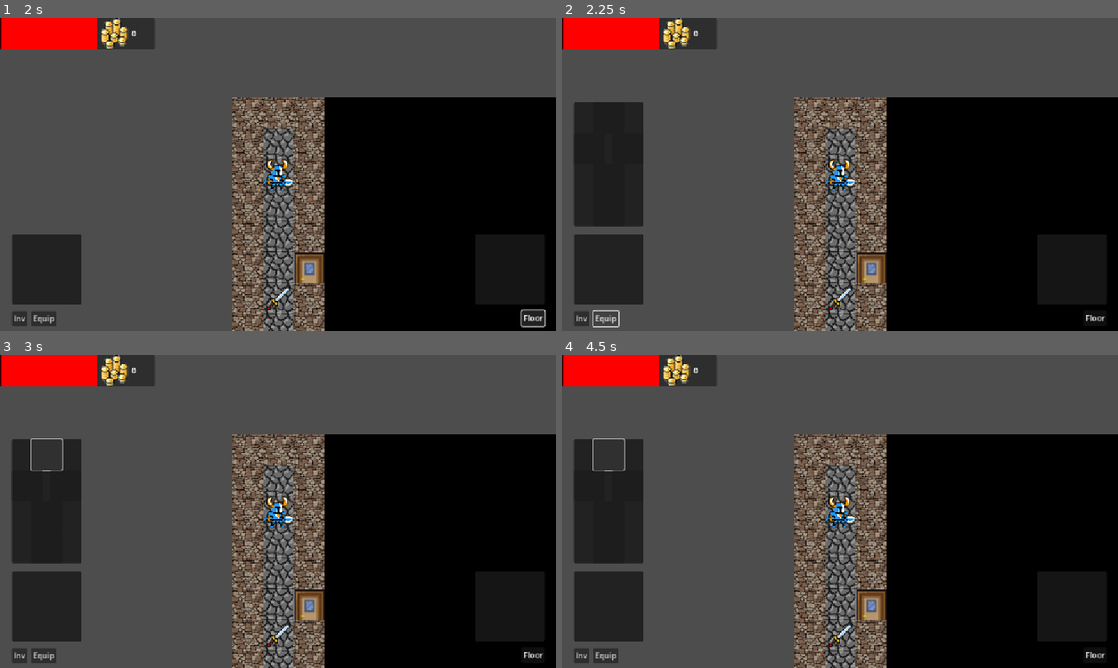
Above: before the commit, frames 1-4 (two rows, left to right).
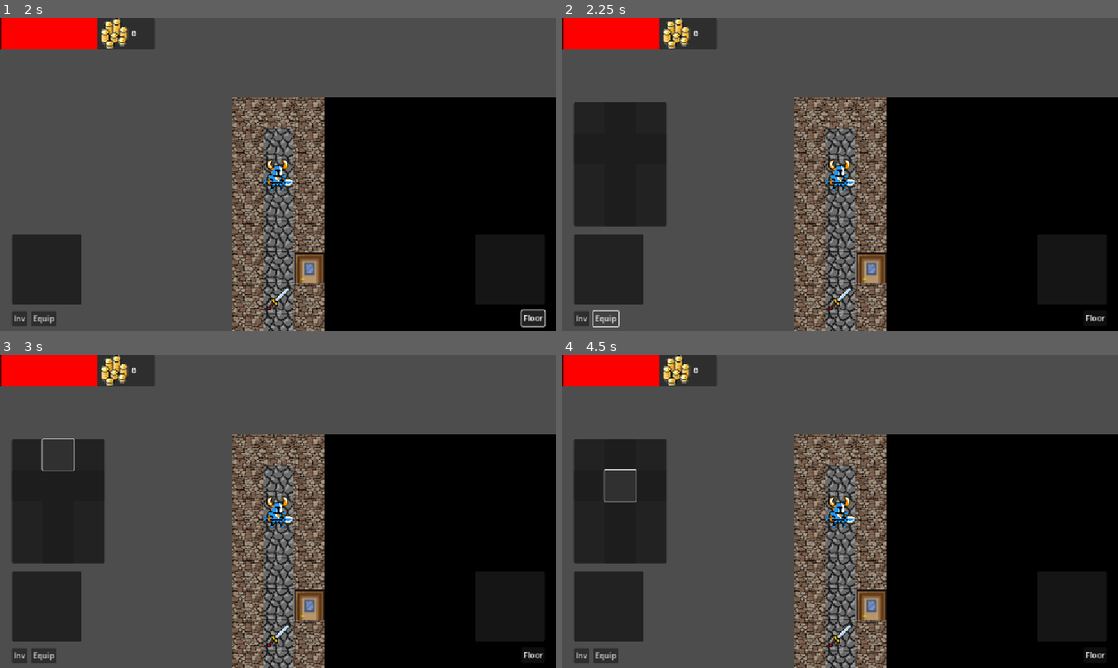
Above: after the commit, the same moments.

Repository: aniculescu2/nethack_clone
Game: Godot game, scene res://main.tscn
Same seed, same stepped clock (60 frames per second), same inputs: the game is played once before the commit and once after it.
Inputs (mouse positions are in pixels of both pictures, inside the frame that each line leads up to; where the layout moved, square brackets give the same spot in the first picture):
- Up to frame 1 (2 s): click "Inv" at 0.5 s; click "Floor" at 1.25 s
- Up to frame 2 (2.25 s): click "Equip" at 2 s
- Up to frame 3 (3 s): click (55, 455) [44, 455] at 2.75 s
- Up to frame 4 (4.5 s): click (589, 486) at 3.5 s; click (617, 486) [606, 455] at 4.25 s

Frame 1 is identical in both runs. In frame 2, 1.6% of the frame differs, in the area x 14-19%, y 26-67%; in frame 3, 1.8%; in frame 4, 1.8%, in the area x 5-19%, y 26-67%.

Commit message:
Added armor and changed how equipment is handled

Diff:
--- a/game_ui.gd
+++ b/game_ui.gd
@@ -37,7 +37,6 @@
 	$PickUpButton.hide()
 	all_objects_picked_up.emit()
 	$FloorPanel/FloorList.clear()
-	print("Object picked up signal emitted")
 	GlobalSignals.end_player_turn.emit()
 
 func _on_floor_button_pressed() -> void:
@@ -55,8 +54,6 @@
 		$InventoryPanel/InventoryList.add_item(item.name, item_texture)
 
 func update_equipment(equipment: Dictionary) -> void:
-	print("equipment")
-	print(equipment)
 	var equip_textures = {}
 	for key in equipment.keys():
 		if equipment[key] and equipment[key].texture_path:
@@ -64,16 +61,18 @@
 		else:
 			equip_textures[key] = null
 	var equip_panel = $EquipPanel/Panel
-	equip_panel.get_node("HeadButton").get_node("TextureRect").texture = equip_textures.get("head", null)
-	equip_panel.get_node("HeadButton").tooltip_text = equipment.get("head", null).name if equipment.get("head", null) else "Empty"
-	equip_panel.get_node("RightArmButton").get_node("TextureRect").texture = equip_textures.get("right_arm", null)
-	equip_panel.get_node("RightArmButton").tooltip_text = equipment.get("right_arm", null).name if equipment.get("right_arm", null) else "Empty"
-	equip_panel.get_node("LeftArmButton").get_node("TextureRect").texture = equip_textures.get("left_arm", null)
-	equip_panel.get_node("LeftArmButton").tooltip_text = equipment.get("left_arm", null).name if equipment.get("left_arm", null) else "Empty"
-	equip_panel.get_node("LegsButton").get_node("TextureRect").texture = equip_textures.get("legs", null)
-	equip_panel.get_node("LegsButton").tooltip_text = equipment.get("legs", null).name if equipment.get("legs", null) else "Empty"
-	equip_panel.get_node("FeetButton").get_node("TextureRect").texture = equip_textures.get("feet", null)
-	equip_panel.get_node("FeetButton").tooltip_text = equipment.get("feet", null).name if equipment.get("feet", null) else "Empty"
+	for part in equipment.keys():
+		var button_name: String = part
+		button_name[0] = button_name[0].to_upper()
+		# Turn part name into button name, e.g., "right_arm" -> "RightArmButton", only works for one underscore
+		for i in range(button_name.length()):
+			if button_name[i] == "_":
+				button_name = button_name.substr(0, i) + button_name[i + 1].to_upper() + button_name.substr(i + 2)
+				break
+		button_name += "Button"
+		equip_panel.get_node(button_name).get_node("TextureRect").texture = equip_textures.get(part, null)
+		equip_panel.get_node(button_name).tooltip_text = equipment.get(part, null).name if equipment.get(part, null) else "Empty"
+
 
 func _on_player_health_changed(health: int) -> void:
 	$StatusPanel/HBoxContainer/HealthBar.set_value_no_signal(health)
@@ -99,7 +98,6 @@
 
 func _on_drop_button_pressed() -> void:
 	if selected_index != -1:
-		print("Dropping item at index: ", selected_index)
 		# Implement item drop logic here
 		$FloorPanel/FloorList.add_item($InventoryPanel/InventoryList.get_item_text(selected_index), $InventoryPanel/InventoryList.get_item_icon(selected_index))
 		$InventoryPanel/InventoryList.remove_item(selected_index)
@@ -150,7 +148,6 @@
 
 func _on_gold_changed(new_gold: int) -> void:
 	$StatusPanel/HBoxContainer/GoldLabel.text = "%d" % new_gold
-	print("Gold updated: ", new_gold)
 
 func _on_equip_button_pressed() -> void:
 	if $EquipPanel.visible:
@@ -208,7 +205,6 @@
 	if equip_index == "":
 		print("No item equipped")
 	else:
-		print("Unequipping item from ", equip_index)
 		unequipped_item.emit(equip_index)
 		equip_index = ""
 		$EquipUsePanel.hide()
--- a/game_ui.tscn
+++ b/game_ui.tscn
@@ -147,7 +147,7 @@
 layout_mode = 0
 offset_left = 24.0
 offset_top = 174.0
-offset_right = 168.0
+offset_right = 216.0
 offset_bottom = 430.0
 
 [node name="Panel" type="Panel" parent="EquipPanel"]
@@ -167,6 +167,26 @@
 button_mask = 3
 
 [node name="TextureRect" type="TextureRect" parent="EquipPanel/Panel/HeadButton"]
+layout_mode = 0
+offset_right = 40.0
+offset_bottom = 40.0
+mouse_filter = 2
+
+[node name="BodyButton" type="Button" parent="EquipPanel/Panel"]
+layout_mode = 1
+anchors_preset = 5
+anchor_left = 0.5
+anchor_right = 0.5
+offset_left = -32.0
+offset_top = 64.0
+offset_right = 32.0
+offset_bottom = 128.0
+grow_horizontal = 2
+size_flags_horizontal = 4
+size_flags_vertical = 0
+button_mask = 3
+
+[node name="TextureRect" type="TextureRect" parent="EquipPanel/Panel/BodyButton"]
 layout_mode = 0
 offset_right = 40.0
 offset_bottom = 40.0
@@ -269,6 +289,7 @@
 [connection signal="pressed" from="FloorUsePanel/VBoxContainer/PickUpButton" to="." method="_on_floor_pick_up_button_pressed"]
 [connection signal="gui_input" from="EquipPanel/Panel" to="." method="_on_equip_panel_panel_gui_input"]
 [connection signal="pressed" from="EquipPanel/Panel/HeadButton" to="." method="_on_head_button_pressed"]
+[connection signal="pressed" from="EquipPanel/Panel/BodyButton" to="." method="_on_head_button_pressed"]
 [connection signal="pressed" from="EquipPanel/Panel/RightArmButton" to="." method="_on_right_arm_button_pressed"]
 [connection signal="pressed" from="EquipPanel/Panel/LeftArmButton" to="." method="_on_left_arm_button_pressed"]
 [connection signal="pressed" from="EquipPanel/Panel/LegsButton" to="." method="_on_legs_button_pressed"]
--- a/map_tile_map.gd
+++ b/map_tile_map.gd
@@ -252,7 +252,6 @@
 
 		_in_sight.append(current)
 		set_cell(current, tile_id, Vector2i.ZERO, 0)
-		#Todo: remove items if not in _in_sight
 
 		if is_closed:
 			# If the current tile is a wall, stop searching
--- a/object_tile_map.gd
+++ b/object_tile_map.gd
@@ -45,9 +45,11 @@
 				if actor != player_node:
 					actor.take_turn()
 				else:
+					# Update light after mob turns
+					GlobalSignals.update_light.emit(local_to_map(player_node.position))
 					# Player turn handled by input events
-					GlobalSignals.update_light.emit(local_to_map(player_node.position))
 					await GlobalSignals.end_player_turn
+					# Update light after player turn
 					GlobalSignals.update_light.emit(local_to_map(player_node.position))
 
 func move_element(element, target):
@@ -62,7 +64,6 @@
 				GlobalSignals.end_player_turn.emit()
 		elif element.alignment == actor_dict[target].alignment:
 			print("Both actors are friendly. Swap positions.")
-			#
 		return
 
 	var start = local_to_map(element.position)
--- a/objects/actor_2d.gd
+++ b/objects/actor_2d.gd
@@ -30,7 +30,12 @@
 
 var inventory = []
 
-var equipment = {"head": null, "right_arm": null, "left_arm": null, "legs": null, "feet": null}
+var equipment = {"head": null,
+				"body": null,
+				"right_arm": null,
+				"left_arm": null,
+				"legs": null,
+				"feet": null}
 
 var gold: int:
 	set = _gold_setter
@@ -59,34 +64,34 @@
 func _remove_from_inventory(index: int) -> void:
 	inventory.remove_at(index)
 
+func _update_equipment() -> void:
+	# Placeholder for any logic needed when equipment changes
+	pass
+
 func _on_use_item(index: int) -> void:
 	var item = inventory.get(index)
 	if item:
-		print("Using item: ", item.name)
 		# Implement item use logic here, e.g., apply effects
 		var used: bool = item._use()
 		var equip_index = ""
-		print("element_id")
-		print(item.element_id)
 		match item.element_id:
-			Element2D.ItemType.SWORD:
+			Element2D.ItemType.WEAPON:
 				equip_index = "right_arm"
+			Element2D.ItemType.ARMOR:
+				equip_index = item.slot
 
-		print("equip_index")
-		print(equip_index)
+
 		if equip_index != "":
 			# Unequip whatever is equipped
-			print("Checking equipment: ", equipment[equip_index])
 			if equipment[equip_index]:
-				print("Unequipping previous item from: ", equip_index)
 				_add_to_inventory(equipment[equip_index])
 			equipment[equip_index] = item
 			_update_armor()
+			_update_equipment()
 
 		# If the item was used (like a potion), remove it from inventory
 		# If it was equipped, it stays in inventory
 		if used:
-			print("Item used and removed from inventory: ", item.name)
 			_remove_from_inventory(index)
 			if not equip_index:
 				item.queue_free() # Remove item from the game
@@ -107,8 +112,8 @@
 	# Recalculate armor based on equipped items
 	armor = 0
 	for part in equipment.values():
-		if part and part.has("armor"):
-			armor += part.armor
+		if part and part.has("armor_value"):
+			armor += part.armor_value
 	print("Updated armor: ", armor)
 
 func _deal_damage() -> int:
--- /dev/null
+++ b/objects/armor.gd
@@ -0,0 +1,22 @@
+class_name Armor
+extends Element2D
+
+@export var armor_value: int = 1
+@export var slot: String = "body" # e.g., "head", "body", "legs", etc.
+
+func _ready() -> void:
+	element_id = Element2D.ItemType.ARMOR
+	element_type = Element2D.CellType.ITEM
+	match slot:
+		"head":
+			texture_path = "res://textures/helmet.png"
+		"body":
+			texture_path = "res://textures/chestplate.png"
+		"legs":
+			texture_path = "res://textures/leggings.png"
+		"feet":
+			texture_path = "res://textures/boots.png"
+
+func _use() -> bool:
+	# Armor is not consumed on use; it is equipped
+	return true
--- a/objects/element_2d.gd
+++ b/objects/element_2d.gd
@@ -15,7 +15,8 @@
 	POTION = 1,
 	KEY,
 	GOLD,
-	SWORD,
+	WEAPON,
+	ARMOR,
 }
 
 @export var element_type: CellType
--- a/objects/sword.gd
+++ b/objects/sword.gd
@@ -5,7 +5,7 @@
 
 func _ready() -> void:
 	print("setting sword vars")
-	element_id = Element2D.ItemType.SWORD
+	element_id = Element2D.ItemType.WEAPON
 	element_type = Element2D.CellType.ITEM
 	texture_path = "res://textures/sword.png"
 	print(element_id)
--- a/player.gd
+++ b/player.gd
@@ -41,39 +41,8 @@
 	inventory.remove_at(index)
 	game_ui.update_inventory(inventory)
 
-func _on_use_item(index: int) -> void:
-	var item = inventory.get(index)
-	if item:
-		print("Using item: ", item.name)
-		# Implement item use logic here, e.g., apply effects
-		var used: bool = item._use()
-		var equip_index = ""
-		print("element_id")
-		print(item.element_id)
-		match item.element_id:
-			Element2D.ItemType.SWORD:
-				equip_index = "right_arm"
-
-		print("equip_index")
-		print(equip_index)
-		if equip_index != "":
-			# Unequip whatever is equipped
-			print("Checking equipment: ", equipment[equip_index])
-			if equipment[equip_index]:
-				print("Unequipping previous item from: ", equip_index)
-				_add_to_inventory(equipment[equip_index])
-			equipment[equip_index] = item
-			game_ui.update_equipment(equipment)
-
-		if used:
-			print("Item used and removed from inventory: ", item.name)
-			_remove_from_inventory(index)
-			if not equip_index:
-				item.queue_free() # Remove item from the game
-		else:
-			print("Item not used, remains in inventory: ", item.name)
-	else:
-		print("No item found at index: ", index)
+func _update_equipment() -> void:
+	game_ui.update_equipment(equipment)
 
 func _on_unequipped_item(equip_index: String) -> void:
 	if equipment.has(equip_index) and equipment[equip_index]:
